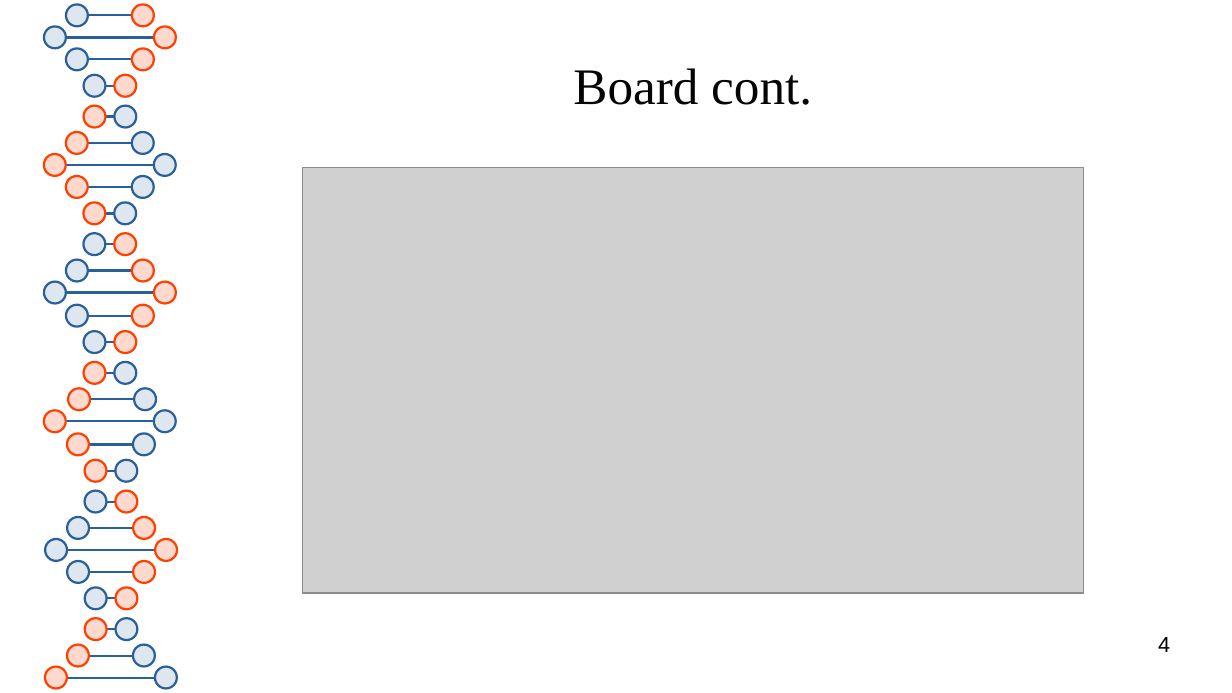
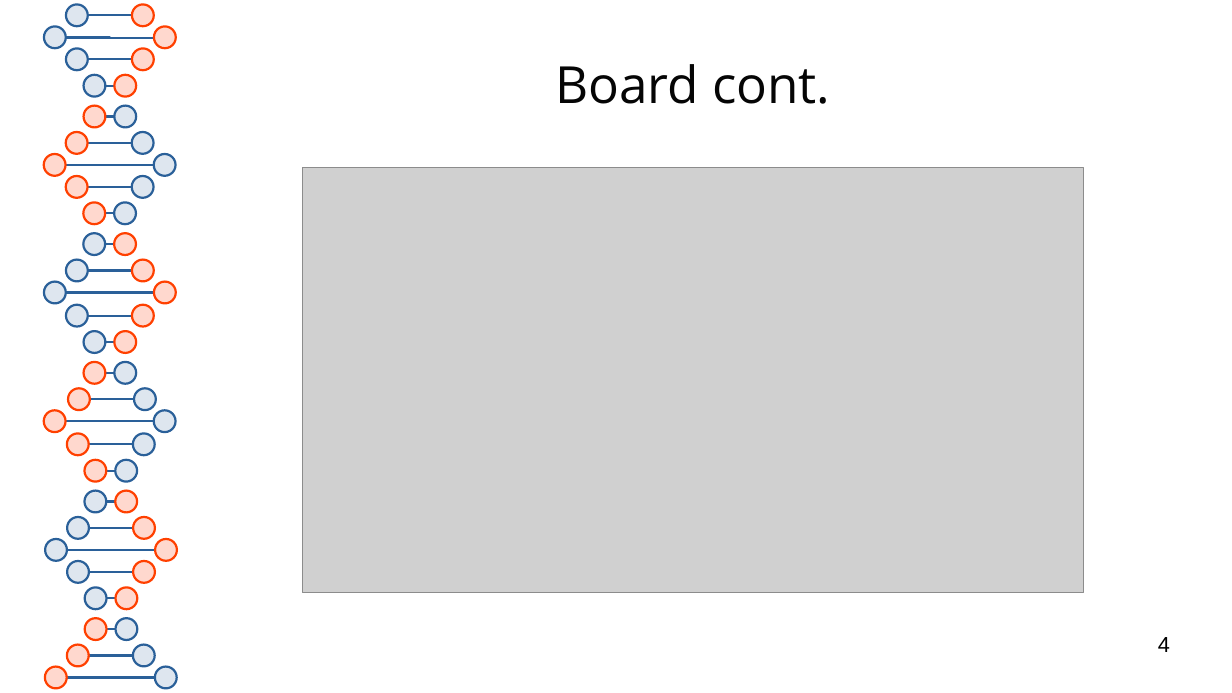
Before and after one commit to RedOctober117/ChutesAndLadders, a slide deck: slide 4 of documentation/presentation.pptx. Drawn at 1232x693 pixels with LibreOffice and Linux fonts; fonts in the diff are those of the drawing; grey boxes stand for pictures. Boxes give left, top, right and bottom in pixels: in the first picture for what was removed or moved away, otherwise in the second. Text is boxed around its words. In the diff, an @@ line names an element or a change of style, - is before the commit and + after.

```diff
--- a/documentation/presentation.pptx
+++ b/documentation/presentation.pptx
@@ title "Board cont." at bbox=[555, 64, 830, 104]: font Times New Roman to Open Sans @@
```
Also in this commit, not shown: 6 other slides changed, 2 slides added, 3 other files.
